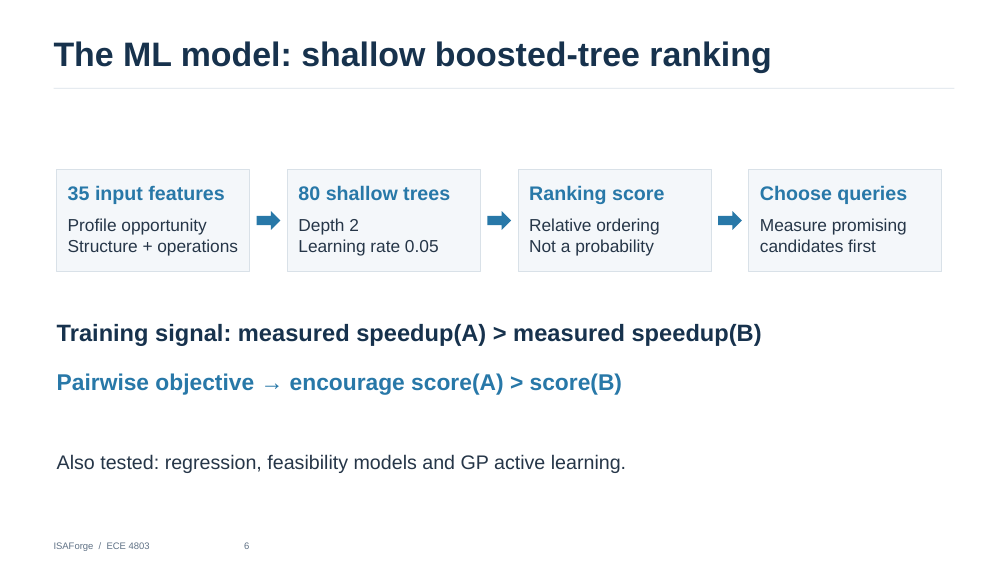
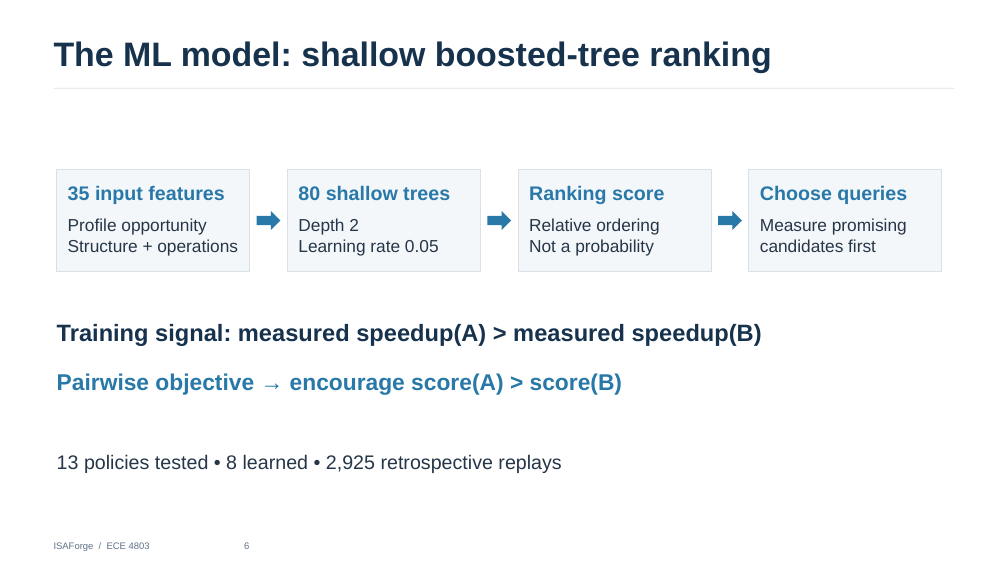
Before and after one commit to jas0nriverah/agentic-riscv-codesign, a slide deck: slide 6 of submissions/midterm-2026-10-28/isaforge-midterm-progress-slides-final.pptx. Drawn at 1008x567 pixels with LibreOffice and Linux fonts; fonts in the diff are those of the drawing. Boxes give left, top, right and bottom in pixels: in the first picture for what was removed or moved away, otherwise in the second. Text is boxed around its words. In the diff, an @@ line names an element or a change of style, - is before the commit and + after.

```diff
--- a/submissions/midterm-2026-10-28/isaforge-midterm-progress-slides-final.pptx
+++ b/submissions/midterm-2026-10-28/isaforge-midterm-progress-slides-final.pptx
@@ text at bbox=[57, 454, 561, 473]: text changed @@
-Also tested: regression, feasibility models and GP active learning.
+13 policies tested • 8 learned • 2,925 retrospective replays
```
Also in this commit, not shown: 4 other slides changed, 5 other files.
